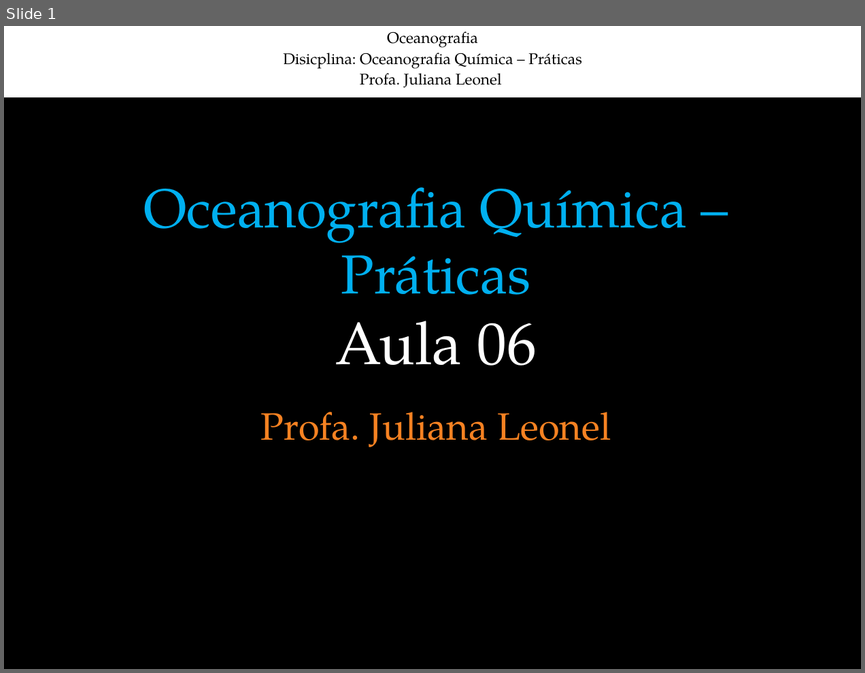
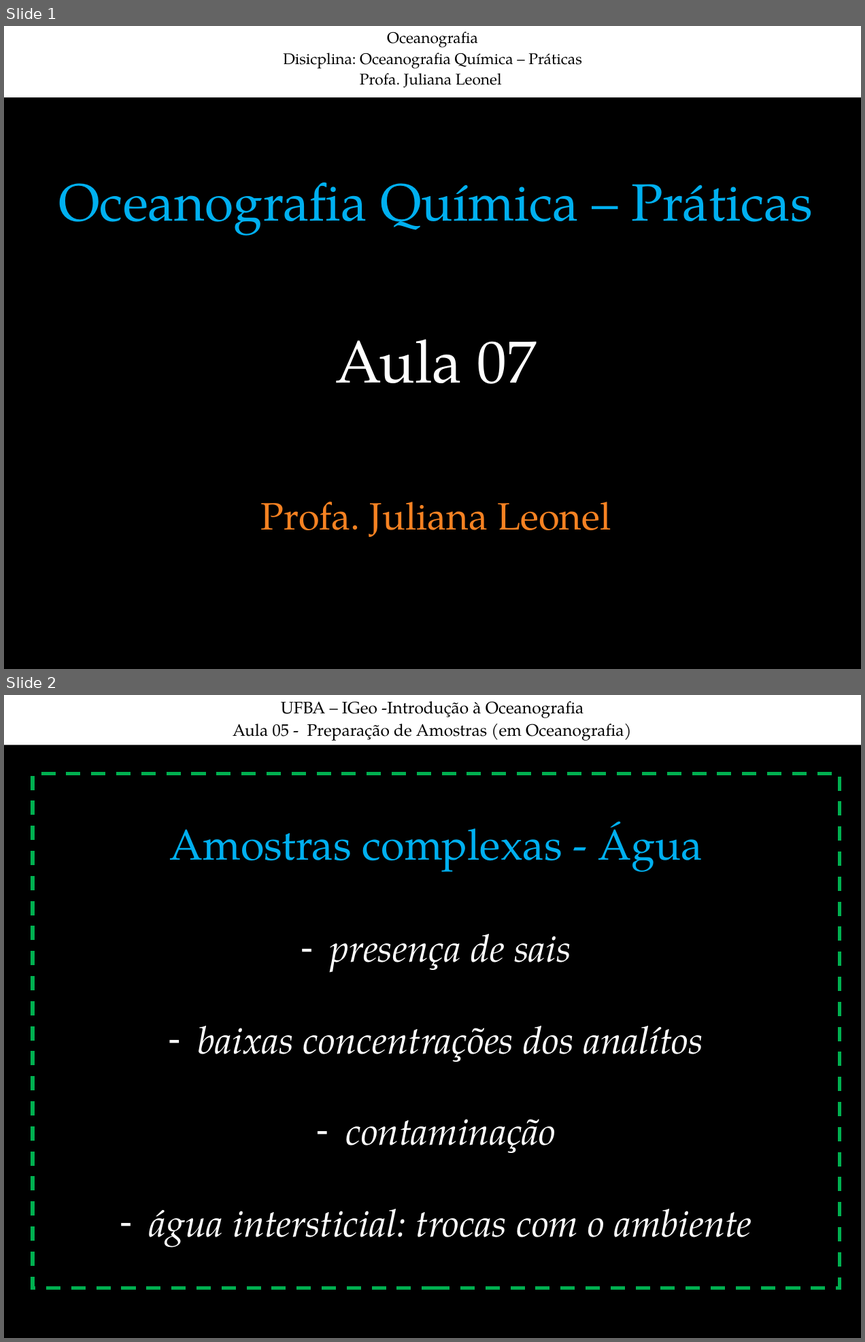
Before and after one commit to juoceano/chemicaloceanography2, a slide deck: classes/OceanoQuimica_Semana06(CC).ppt. Shown one above the other, each under a label of ours: slide 1 before the commit, slides 1 and 2 after it. The pictures are 865x673 and 865x1342 pixels, drawn with LibreOffice and Linux fonts; fonts in the diff are those of the drawing. Boxes give left, top, right and bottom in pixels: in the first picture for what was removed or moved away, otherwise in the second. Text is boxed around its words. In the diff, an @@ line names an element or a change of style, - is before the commit and + after.

```diff
--- a/classes/OceanoQuimica_Semana06(CC).ppt
+++ b/classes/OceanoQuimica_Semana06(CC).ppt
@@ slide 2 added at [4,695,861,1338], background #000000 @@
@@ rectangle added at [4,695,861,745], fill #FFFFFF, 14 pt, text #000000 @@
+UFBA – IGeo -Introdução à Oceanografia
+Aula 05 - Preparação de Amostras (em Oceanografia)
@@ rectangle added at [33,774,839,1288], outline #00B050 3 pt dashed, 32 pt, text #FFFFFF, italic @@
+Amostras complexas - Água
+– presença de sais
+– baixas concentrações dos analítos
+– contaminação
+– água intersticial: trocas com o ambiente
@@ slide 1 changed as well @@
@@ title at [58,182,813,537]: text changed; size 46 to 44 pt @@
-Oceanografia Química – Práticas
-Aula 06
-Profa. Juliana Leonel
+Oceanografia Química – Práticas
+Aula 07
+Profa. Juliana Leonel
```
Also in this commit, not shown: 4 other slides changed, 14 other slides added, 57 slides removed, 3 other files.
